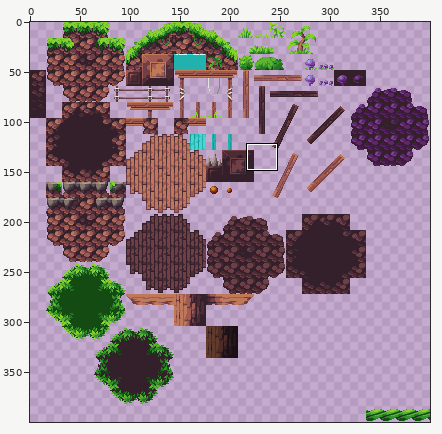
File history of a sprite sheet, Monkelonkey/Assets/Stagetiles/Tiles/Assets/Assets.png. The picture above shows the old version from afar; the outline marks the close-up.
Close-up. Before the commit:
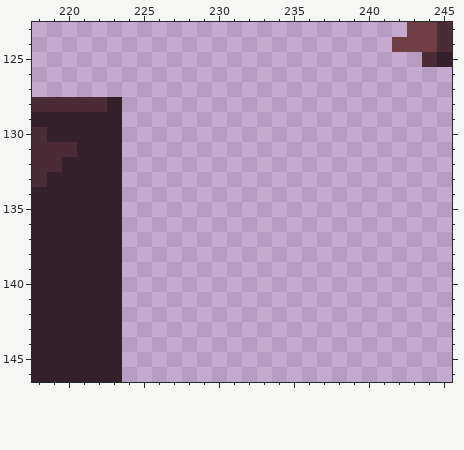
The file is 400x400 pixels. Shown: x 218..245, y 123..146. The commit also changed other parts of the picture, which this record leaves out.
The same view after the edit:
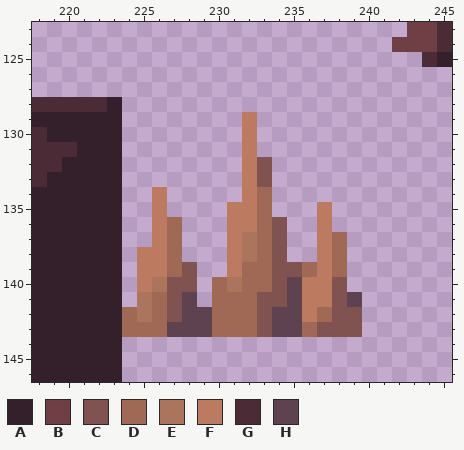
Palette (. is transparent): A #34202b  B #6f3f45  C #805250  D #9f6955  E #ab745c  F #bc7b61  G #4b2c36  H #5f424f
Changes in this commit:
y 129..131: x 232 . -> F
y 132..133: x 232..233 .. -> FC
y 134: x 226 . -> F; x 232..233 .. -> FD
y 135: x 226 . -> F; x 231..233 ... -> FFD; x 237 . -> F
y 136: x 226..227 .. -> FD; x 231..234 .... -> FFDC; x 237 . -> F
y 137: x 226..227 .. -> FD; x 231..234 .... -> FEDC; x 237..238 .. -> FD
y 138: x 225..227 ... -> FFD; x 231..234 .... -> FEDC; x 237..238 .. -> FD
y 139: x 225..228 .... -> FFDC; x 231..238 ........ -> FDDCCDFD
y 140: x 225..228 .... -> FECC; x 230..238 ......... -> DEDDCHFFC
y 141: x 225..228 .... -> EDCH; x 230..239 .......... -> DDDCCHFFCH
y 142: x 224..239 ................ -> DEDCHHDDDCHHFDCC
y 143: x 224..239 ................ -> DDDHHHDDDCHHDCCC
Where, in picture pixels (left, top, right, bottom), the same in both close-ups:
added: (122, 112, 362, 337)
